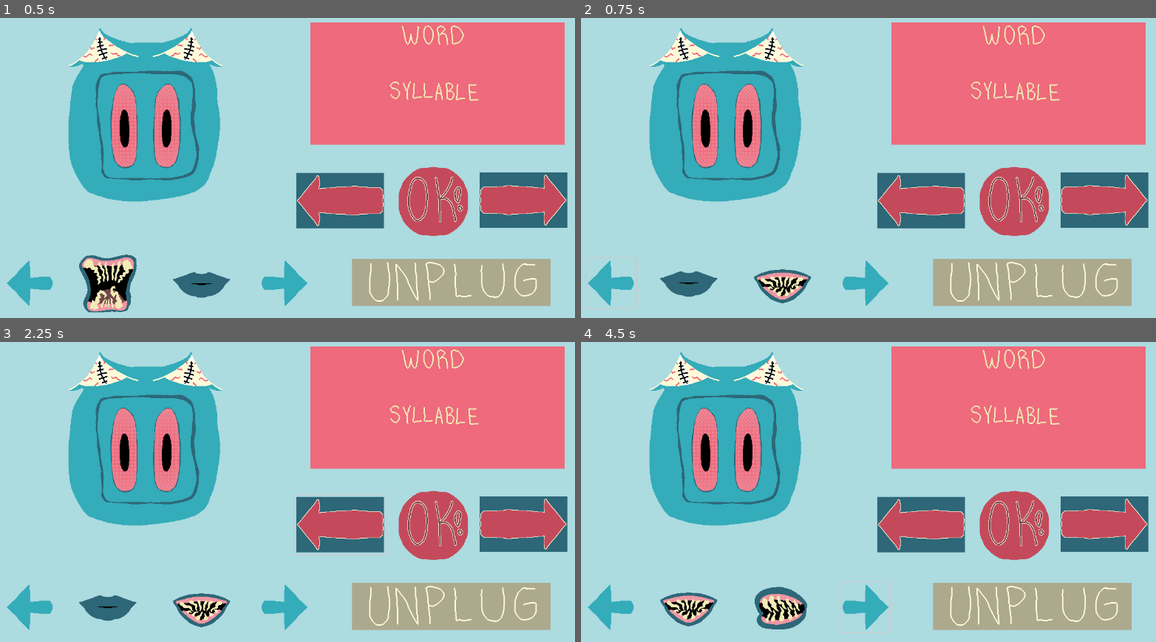
Above: before the commit, frames 1-4 (two rows, left to right).
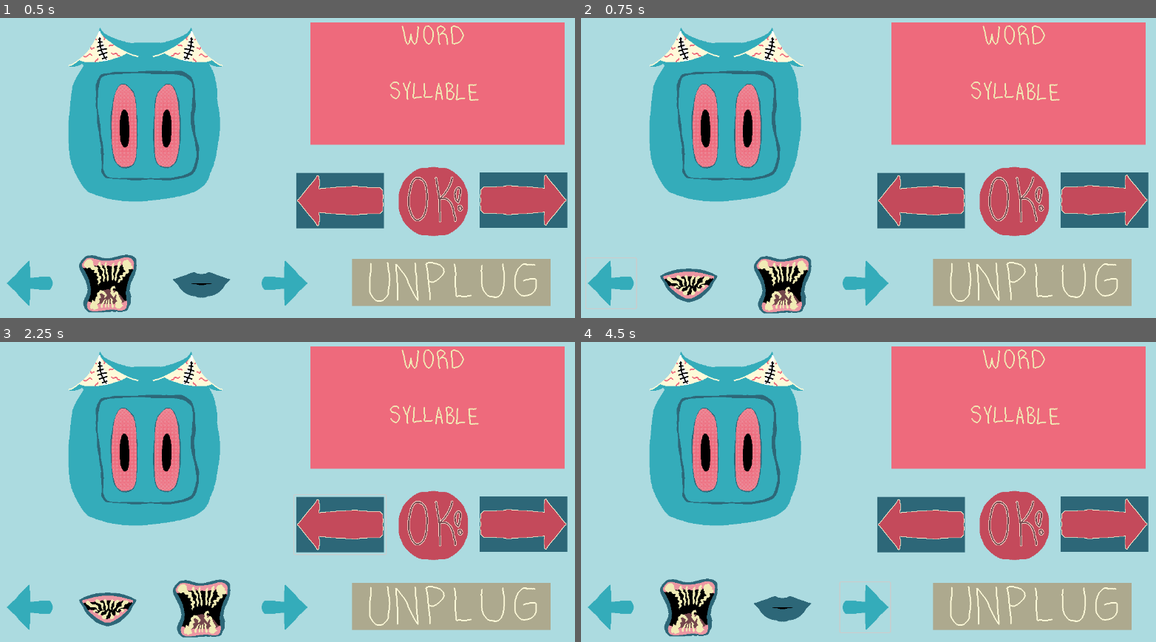
Above: after the commit, the same moments.

Repository: sym-z/speech-and-spell
Game: Godot game, scene res://scenes/load_scene.tscn
Two runs of this game, one before a commit and one after it. Both use one fixed random seed, a clock stepped at 60 frames per second and the inputs below. The engine's default icon, where the game draws it, is replaced by a stand-in: a white triangle on a blue panel in a dark square.
Inputs (mouse positions are in pixels of both pictures, inside the frame that each line leads up to):
- Up to frame 1 (0.5 s): no input
- Up to frame 2 (0.75 s): click (609, 282) at 0.5 s
- Up to frame 3 (2.25 s): click (431, 525) at 1.25 s; click (339, 525) at 2 s
- Up to frame 4 (4.5 s): click (1104, 525) at 2.75 s; click (1035, 606) at 3.5 s; click (862, 606) at 4.25 s

Frame 1 is identical in both runs. In frame 2, 2.2% of the frame differs, in the area x 13-41%, y 79-99%; in frame 3, 2.2%; in frame 4, 2.5%, in the area x 13-41%, y 78-99%.

Commit message:
mouths have overlays. implementing word and selection system next.

Diff:
--- a/game-code/speech-and-spell/scenes/build_scene.tscn
+++ b/game-code/speech-and-spell/scenes/build_scene.tscn
@@ -175,8 +175,8 @@
 [node name="Build Scene" type="Node2D" node_paths=PackedStringArray("viewportMouth", "leftMouth", "rightMouth")]
 script = ExtResource("1_2b11n")
 viewportMouth = NodePath("Creature Viewport/Mouth Align/Viewport Mouth")
-leftMouth = NodePath("Inventory/Mouth")
-rightMouth = NodePath("Inventory/Mouth2")
+leftMouth = NodePath("Inventory/Left Mouth")
+rightMouth = NodePath("Inventory/Right Mouth")
 
 [node name="Background Image" type="Sprite2D" parent="."]
 texture = ExtResource("2_1elwy")
@@ -292,12 +292,14 @@
 icon = ExtResource("11_x8sne")
 flat = true
 
-[node name="Mouth" parent="Inventory" node_paths=PackedStringArray("homePosition") instance=ExtResource("5_nb0vn")]
+[node name="Left Mouth" parent="Inventory" node_paths=PackedStringArray("homePosition") instance=ExtResource("5_nb0vn")]
 position = Vector2(254, 623)
 homePosition = NodePath("../Marker2D")
 
-[node name="Mouth2" parent="Inventory" node_paths=PackedStringArray("homePosition") instance=ExtResource("5_nb0vn")]
+[node name="Right Mouth" parent="Inventory" node_paths=PackedStringArray("homePosition") instance=ExtResource("5_nb0vn")]
 position = Vector2(457, 625)
+frame = 1
+frame_progress = 0.143357
 homePosition = NodePath("../Marker2D2")
 startingFrame = 1
 
@@ -315,5 +317,5 @@
 [connection signal="button_up" from="Word Select/Buttons/Unplug Button" to="." method="_on_unplug_button_button_up"]
 [connection signal="button_up" from="Inventory/Left Inventory Arrow" to="." method="_on_left_inventory_arrow_button_up"]
 [connection signal="button_up" from="Inventory/Right Inventory Arrow" to="." method="_on_right_inventory_arrow_button_up"]
-[connection signal="beingHeld" from="Inventory/Mouth" to="." method="_on_mouth_being_held"]
-[connection signal="beingHeld" from="Inventory/Mouth2" to="." method="_on_mouth_being_held"]
+[connection signal="beingHeld" from="Inventory/Left Mouth" to="." method="_on_mouth_being_held"]
+[connection signal="beingHeld" from="Inventory/Right Mouth" to="." method="_on_mouth_being_held"]
--- a/game-code/speech-and-spell/scenes/mouth.tscn
+++ b/game-code/speech-and-spell/scenes/mouth.tscn
@@ -58,6 +58,7 @@
 [ext_resource type="Texture2D" uid="uid://by614ot50x0jr" path="res://sprites/mouth-frames/large/y-LARGE.png" id="55_dfg5p"]
 [ext_resource type="Texture2D" uid="uid://c7sbwwk7fdlj1" path="res://sprites/mouth-frames/large/z-LARGE.png" id="56_qv16o"]
 [ext_resource type="Texture2D" uid="uid://bbq3g4psewtbl" path="res://icon.svg" id="58_2rwo6"]
+[ext_resource type="FontFile" uid="uid://ckuup7rk172pi" path="res://sprites/overlays/overlay.png" id="59_p57k4"]
 
 [sub_resource type="SpriteFrames" id="SpriteFrames_f6lj7"]
 animations = [{
@@ -254,10 +255,11 @@
 "speed": 5.0
 }]
 
-[node name="Mouth" type="AnimatedSprite2D" node_paths=PackedStringArray("overlay")]
+[node name="Mouth" type="AnimatedSprite2D" node_paths=PackedStringArray("overlay", "label")]
 sprite_frames = SubResource("SpriteFrames_f6lj7")
 script = ExtResource("3_fyms1")
 overlay = NodePath("Overlay")
+label = NodePath("Control/Label")
 
 [node name="Area2D" type="Area2D" parent="."]
 
@@ -270,5 +272,25 @@
 visible = false
 sprite_frames = SubResource("SpriteFrames_p6xw5")
 
+[node name="Control" type="Control" parent="."]
+layout_mode = 3
+anchors_preset = 0
+offset_right = 40.0
+offset_bottom = 40.0
+mouse_filter = 2
+
+[node name="Label" type="RichTextLabel" parent="Control"]
+visible = false
+layout_mode = 1
+offset_left = -105.0
+offset_top = -51.0
+offset_right = -72.0
+offset_bottom = -35.0
+scale = Vector2(6.725, 6.725)
+theme_override_fonts/normal_font = ExtResource("59_p57k4")
+bbcode_enabled = true
+text = "[center]S[/center]"
+fit_content = true
+
 [connection signal="mouse_entered" from="Area2D" to="." method="_on_area_2d_mouse_entered"]
 [connection signal="mouse_exited" from="Area2D" to="." method="_on_area_2d_mouse_exited"]
--- a/game-code/speech-and-spell/scripts/Globals.gd
+++ b/game-code/speech-and-spell/scripts/Globals.gd
@@ -5,7 +5,8 @@
 var mouthPlugged : bool = false;
 
 enum INDEX {A,B,C,CH,D,E,F,G,I,J,K,L,M,N,O,P,Q,R,S,SH,T,TH,U,V,W,X,Y,Z}
-
+## So overlays can match frames
+var CHAR_INDEX = ['A','B','C','CH','D','E','F','G','I','J','K','L','M','N','O','P','Q','R','S','SH','T','TH','U','V','W','X','Y','Z']
 var selections : Array[int] = []
 
 
--- a/game-code/speech-and-spell/scripts/build_scene.gd
+++ b/game-code/speech-and-spell/scripts/build_scene.gd
@@ -9,11 +9,14 @@
 func _ready():
 	print("Build")
 
-
+func _process(delta):
+	print(insideWindow)
 func _input(event):
 	if event is InputEventMouseButton and event.button_index == 1 and event.is_released() and Globals.carryingMouth and !Globals.mouthPlugged:
+		print("one")
 		Globals.carryingMouth = false;
 		if insideWindow:
+			print("two")
 			Globals.mouthPlugged = true;
 
 			Globals.currMouth.position = Globals.currMouth.homePosition.position
@@ -66,18 +69,19 @@
 
 
 func _on_left_inventory_arrow_button_up():
-	if(rightMouth.frame == Globals.INDEX.size() -1):
-		rightMouth.frame = 0
-		leftMouth.frame += 1
-	elif(leftMouth.frame < Globals.INDEX.size() -1):
+	if(rightMouth.frame == 0):
+		rightMouth.frame = Globals.INDEX.size() - 1
+		leftMouth.frame -= 1
+	elif(leftMouth.frame > 0):
 		## TODO CHANGE AUDIO AND OVERLAYS HERE CONDENSE INTO OOP
-		rightMouth.frame += 1
-		leftMouth.frame += 1
+		rightMouth.frame -= 1
+		leftMouth.frame -= 1
 	else:
-		leftMouth.frame = 0
-		rightMouth.frame += 1
+		leftMouth.frame = Globals.INDEX.size() - 1
+		rightMouth.frame -= 1
 
 func _on_right_inventory_arrow_button_up():
+	# Partial wrap around bounds
 	if(leftMouth.frame == Globals.INDEX.size() -1):
 		leftMouth.frame = 0
 		rightMouth.frame += 1
@@ -85,6 +89,7 @@
 		## TODO CHANGE AUDIO AND OVERLAYS HERE CONDENSE INTO OOP
 		leftMouth.frame += 1
 		rightMouth.frame += 1
+	# Start wrap around bounds
 	else:
 		rightMouth.frame = 0
 		leftMouth.frame += 1
--- a/game-code/speech-and-spell/scripts/mouth.gd
+++ b/game-code/speech-and-spell/scripts/mouth.gd
@@ -7,6 +7,7 @@
 ## The overlay node that gets changed depending on the mouth's frame
 @export var overlay : AnimatedSprite2D
 
+@export var label : RichTextLabel
 
 func _ready():
 	frame = startingFrame
@@ -25,18 +26,19 @@
 func _on_area_2d_mouse_entered():
 	if(!Globals.carryingMouth or !leftMouseDown):
 		print("Hovering")
+		label.text = '[center]' + Globals.CHAR_INDEX[frame] + '[/center]'
+		label.visible = true
 		isHovering = true;
 func _on_area_2d_mouse_exited():
+	label.visible = false
 	isHovering = false;
 
 signal beingHeld
 func _process(delta):
-	if isHovering and !leftMouseDown:
-		overlay.visible = true
-	else:
-		overlay.visible = false
+
 	if isHovering and leftMouseDown and !Globals.mouthPlugged:
 		Globals.carryingMouth = true;
+		label.visible = false;
 		beingHeld.emit($".")
 		position = get_viewport().get_mouse_position()
 	## Prevents fast mouse movement messing up the mouth's tracking
Not shown: 1 places in game-code/speech-and-spell/scenes/mouth.tscn that only renumber resources
Binary file added: game-code/speech-and-spell/sprites/overlays/overlay.png
Not shown, added: game-code/speech-and-spell/sprites/overlays/overlay.png.import
Not shown, added: assets/overlay.ase
